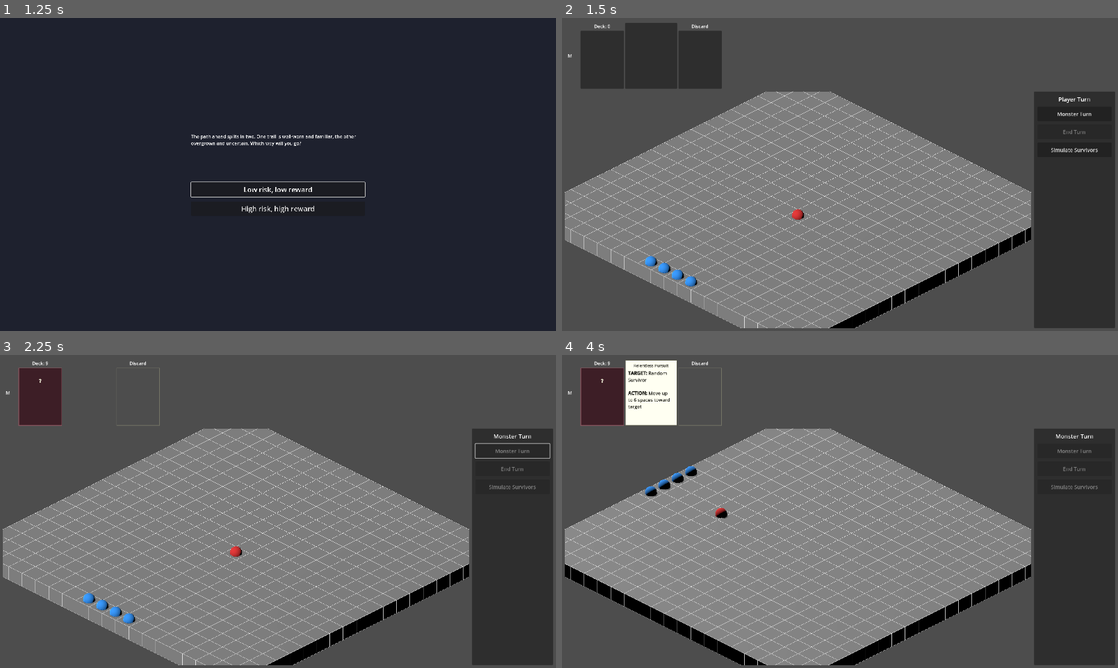
Above: before the commit, frames 1-4 (two rows, left to right).
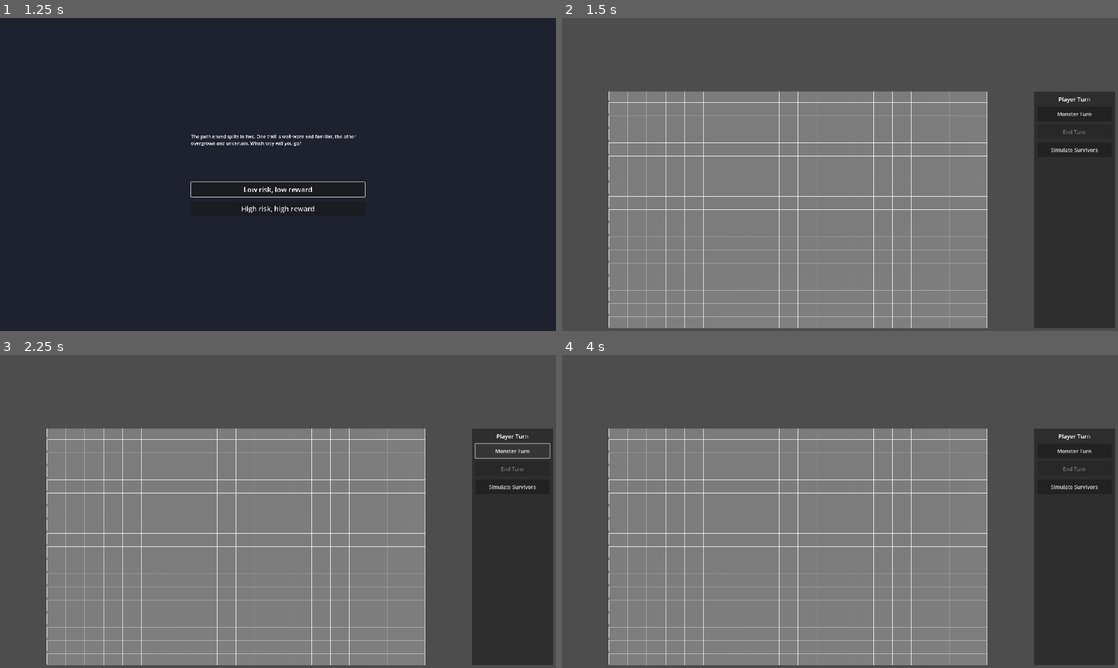
Above: after the commit, the same moments.

Repository: aartcmeijer-hash/silt-2
Game: Godot game, scene res://scenes/menus/main_menu.tscn
Same seed, same stepped clock (60 frames per second), same inputs: the game is played once before the commit and once after it.
Inputs (mouse positions are in pixels of both pictures, inside the frame that each line leads up to):
- Up to frame 1 (1.25 s): click "Play" at 0.5 s
- Up to frame 2 (1.5 s): click "Low risk, low reward" at 1.25 s
- Up to frame 3 (2.25 s): click "Monster Turn" at 2 s
- Up to frame 4 (4 s): click (1073, 486) at 2.75 s, where only the run after the commit has a clickable "Simulate Survivors"; move the mouse to (962, 495) at 3.52 s; hold E (rotate_right) from 3.53 s (still down); click (962, 495) at 3.67 s

Frame 1 is identical in both runs. In frame 2, 26% of the frame differs, in the area x 0-85%, y 1-100%; in frame 3, 23%; in frame 4, 26%.
Error after the commit: Invalid assignment of property or key 'custom_maximum_size' with value of type 'Vector2' on a base object of type 'RichTextLabel'. (res://scripts/game/tactical…

Commit message:
feat: widen log panel to 600px, cap height at half screen

Diff:
--- a/scripts/game/tactical_game_screen.gd
+++ b/scripts/game/tactical_game_screen.gd
@@ -37,7 +37,8 @@
 	monster_ai.turn_completed.connect(_on_monster_ai_completed)
 	_attack_log_label = RichTextLabel.new()
 	_attack_log_label.name = "AttackLog"
-	_attack_log_label.custom_minimum_size = Vector2(400, 0)
+	_attack_log_label.custom_minimum_size = Vector2(600, 0)
+	_attack_log_label.custom_maximum_size = Vector2(0, get_viewport_rect().size.y / 2.0)
 	_attack_log_label.fit_content = true
 	_attack_log_label.set_anchors_preset(Control.PRESET_BOTTOM_LEFT)
 	_attack_log_label.grow_vertical = Control.GROW_DIRECTION_BEGIN
